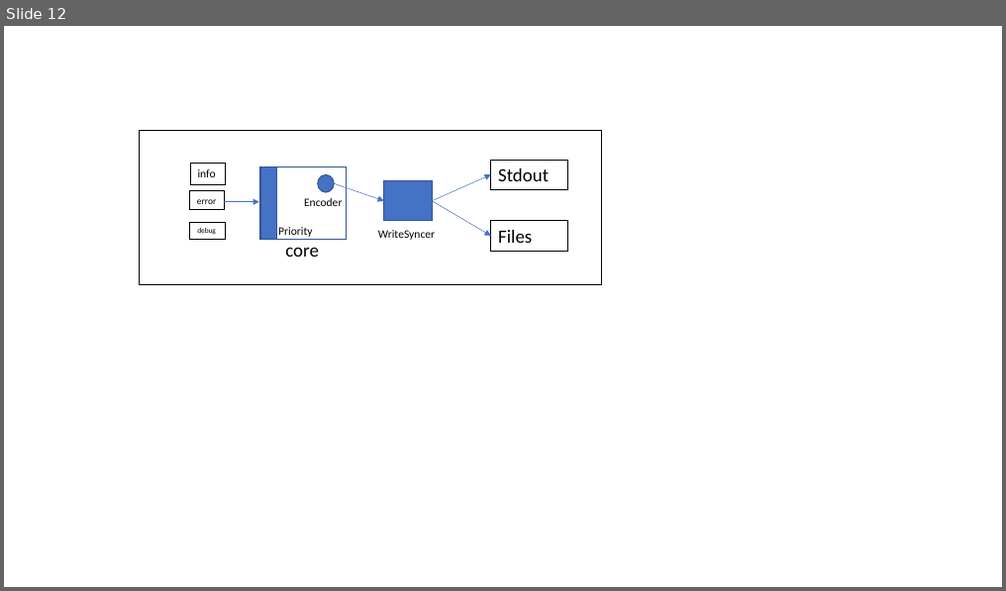
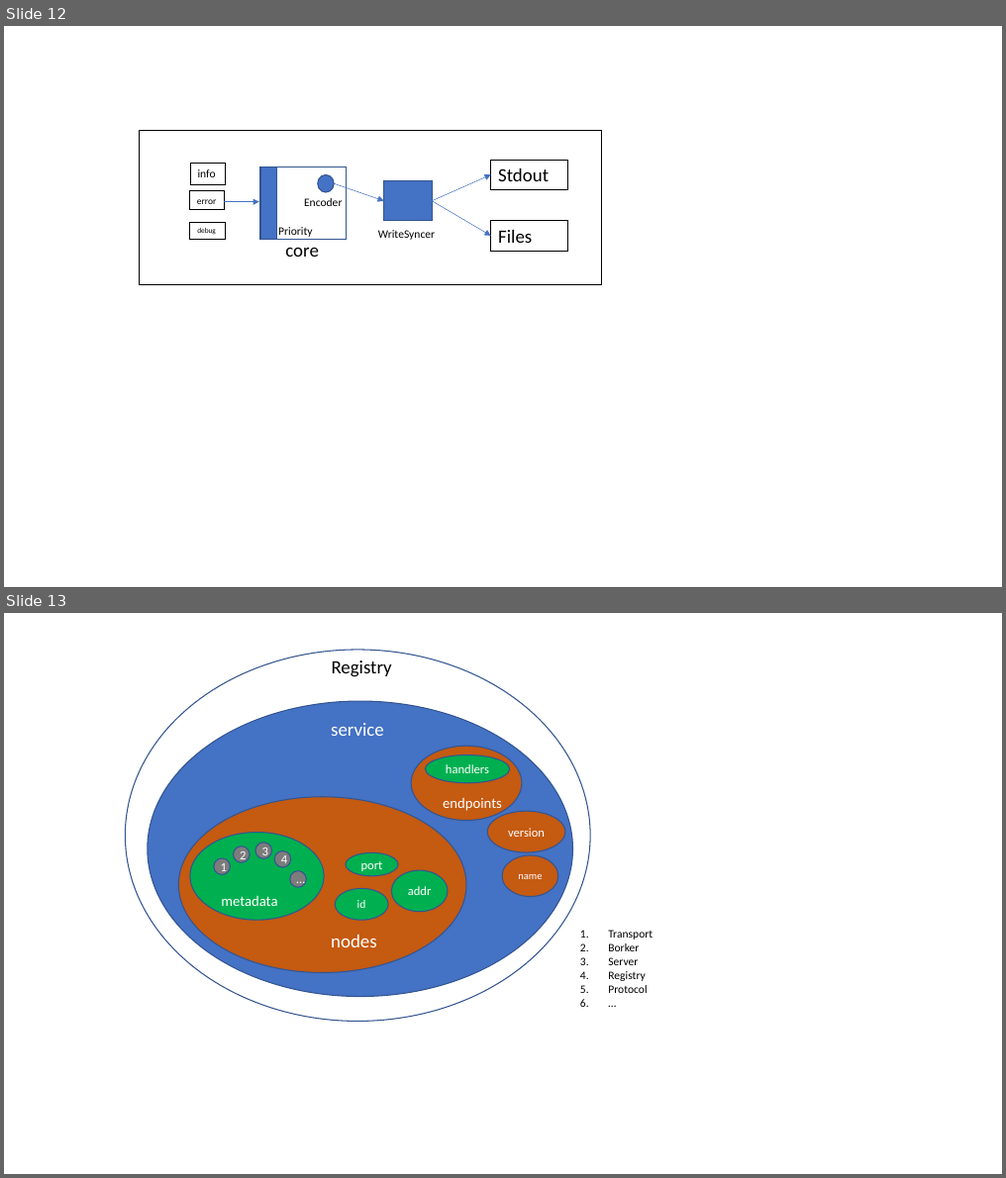
Before and after one commit to printfcoder/stack-rpc-tutorials, a slide deck: microservice-in-micro/docs/design.pptx. Shown one above the other, each under a label of ours: slide 12 before the commit, slides 12 and 13 after it. The pictures are 1006x591 and 1006x1178 pixels, drawn with LibreOffice and Linux fonts; fonts in the diff are those of the drawing. Boxes give left, top, right and bottom in pixels: in the first picture for what was removed or moved away, otherwise in the second. Text is boxed around its words. In the diff, an @@ line names an element or a change of style, - is before the commit and + after.

```diff
--- a/microservice-in-micro/docs/design.pptx
+++ b/microservice-in-micro/docs/design.pptx
@@ slide 13 added at (x1=4, y1=613, x2=1002, y2=1174), background #FFFFFF @@
@@ ellipse added at (x1=126, y1=650, x2=590, y2=1022), fill #FFFFFF, outline #325491 1 pt @@
@@ text added at (x1=332, y1=661, x2=392, y2=677), 18 pt, text #000000 @@
+Registry
@@ ellipse added at (x1=148, y1=701, x2=573, y2=997), fill #4472C4, outline #325491 1 pt @@
@@ text added at (x1=331, y1=723, x2=384, y2=736), 18 pt, text #FFFFFF @@
+service
@@ ellipse added at (x1=411, y1=747, x2=522, y2=821), fill #C55A11, outline #325491 1 pt @@
@@ ellipse added at (x1=426, y1=756, x2=510, y2=783), fill #00B050, outline #325491 1 pt, 12 pt, text #FFFFFF @@
+handlers
@@ ellipse added at (x1=178, y1=797, x2=466, y2=973), fill #C55A11, outline #325491 1 pt @@
@@ text added at (x1=443, y1=798, x2=502, y2=812), 14 pt, text #FFFFFF @@
+endpoints
@@ ellipse added at (x1=487, y1=811, x2=565, y2=853), fill #C55A11, outline #325491 1 pt, 12 pt, text #FFFFFF @@
+version
@@ ellipse added at (x1=190, y1=833, x2=325, y2=920), fill #00B050, outline #325491 1 pt @@
@@ ellipse added at (x1=233, y1=847, x2=250, y2=863), fill #7C7C7C, outline #325491 1 pt, 12 pt, text #FFFFFF @@
+2
@@ ellipse added at (x1=255, y1=843, x2=272, y2=860), fill #7C7C7C, outline #325491 1 pt, 12 pt, text #FFFFFF @@
+3
@@ ellipse added at (x1=214, y1=859, x2=230, y2=875), fill #7C7C7C, outline #325491 1 pt, 12 pt, text #FFFFFF @@
+1
@@ ellipse added at (x1=274, y1=851, x2=291, y2=867), fill #7C7C7C, outline #325491 1 pt, 12 pt, text #FFFFFF @@
+4
@@ ellipse added at (x1=290, y1=871, x2=307, y2=888), fill #7C7C7C, outline #325491 1 pt, 12 pt, text #FFFFFF @@
+…
@@ ellipse added at (x1=346, y1=854, x2=398, y2=876), fill #00B050, outline #325491 1 pt, 12 pt, text #FFFFFF @@
+port
@@ ellipse added at (x1=392, y1=870, x2=448, y2=912), fill #00B050, outline #325491 1 pt, 12 pt, text #FFFFFF @@
+addr
@@ ellipse added at (x1=502, y1=856, x2=558, y2=897), fill #C55A11, outline #325491 1 pt, 10 pt, text #FFFFFF @@
+name
@@ text added at (x1=221, y1=896, x2=277, y2=906), 14 pt, text #FFFFFF @@
+metadata
@@ ellipse added at (x1=335, y1=888, x2=388, y2=920), fill #00B050, outline #325491 1 pt, 11 pt, text #FFFFFF @@
+id
@@ text added at (x1=331, y1=935, x2=377, y2=948), 18 pt, text #FFFFFF @@
+nodes
@@ text added at (x1=608, y1=930, x2=652, y2=993), 11 pt, text #000000 @@
+1. Transport
+2. Borker
+3. Server
+4. Registry
+5. Protocol
+6. …
```
Also in this commit, not shown: 1 other file.
